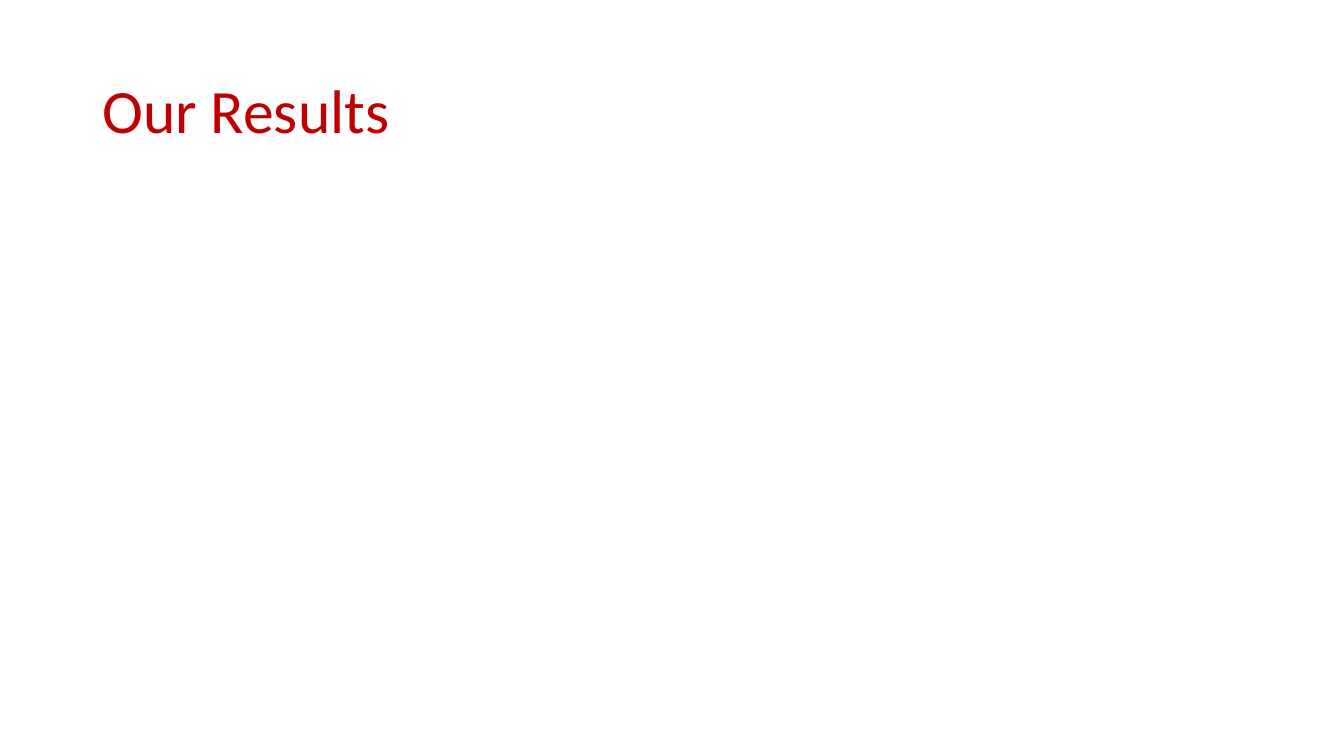
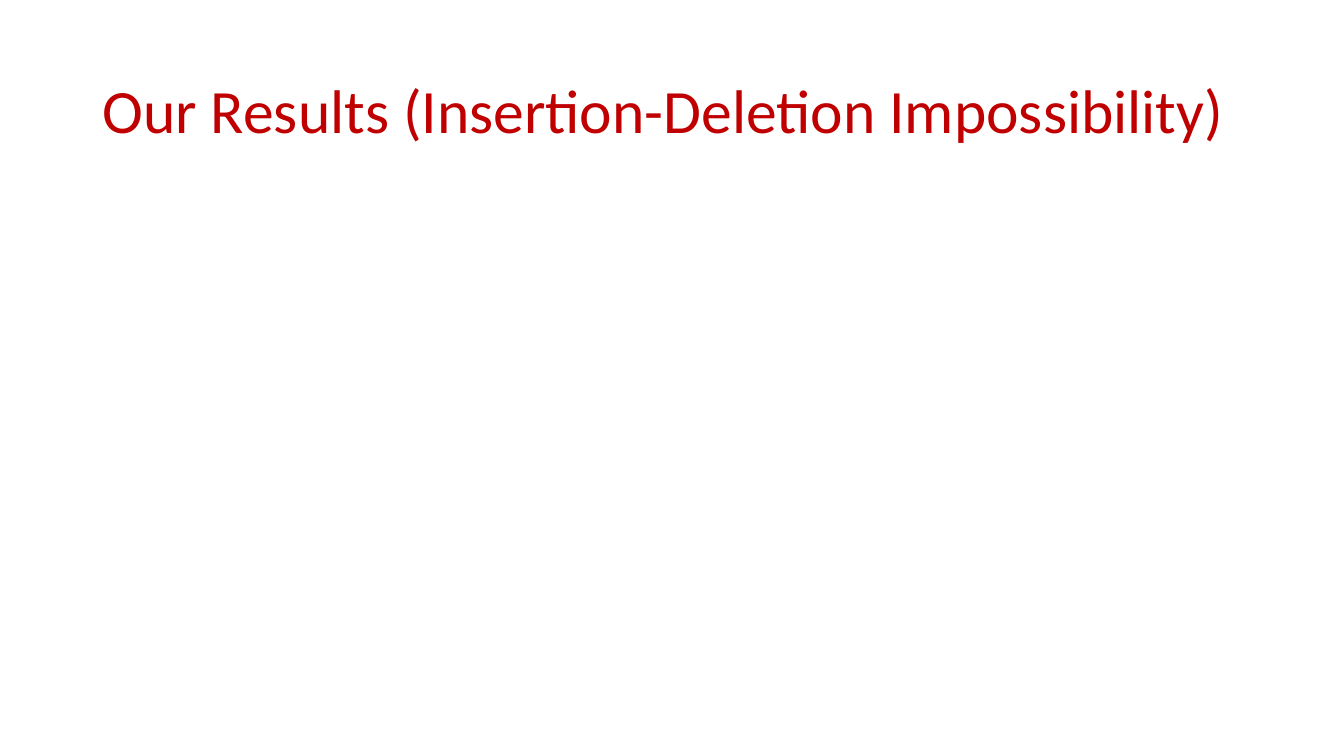
Before and after one commit to samsonzhou/samsonzhou.github.io, a slide deck: slide 18 of other-talks/FOCS 2023.pptx (slide 23 before the commit). Drawn at 1344x756 pixels with LibreOffice and Linux fonts; fonts in the diff are those of the drawing; grey boxes stand for pictures. Boxes give left, top, right and bottom in pixels: in the first picture for what was removed or moved away, otherwise in the second. Text is boxed around its words. In the diff, an @@ line names an element or a change of style, - is before the commit and + after.

Commit message:
slides

```diff
--- a/other-talks/FOCS 2023.pptx
+++ b/other-talks/FOCS 2023.pptx
@@ title at <box>102,88,1223,143</box>: text changed @@
-Our Results
+Our Results (Insertion-Deletion Impossibility)
```
Also in this commit, not shown: 7 other slides changed, 36 slides added, 1 slide removed, 1 other file.
